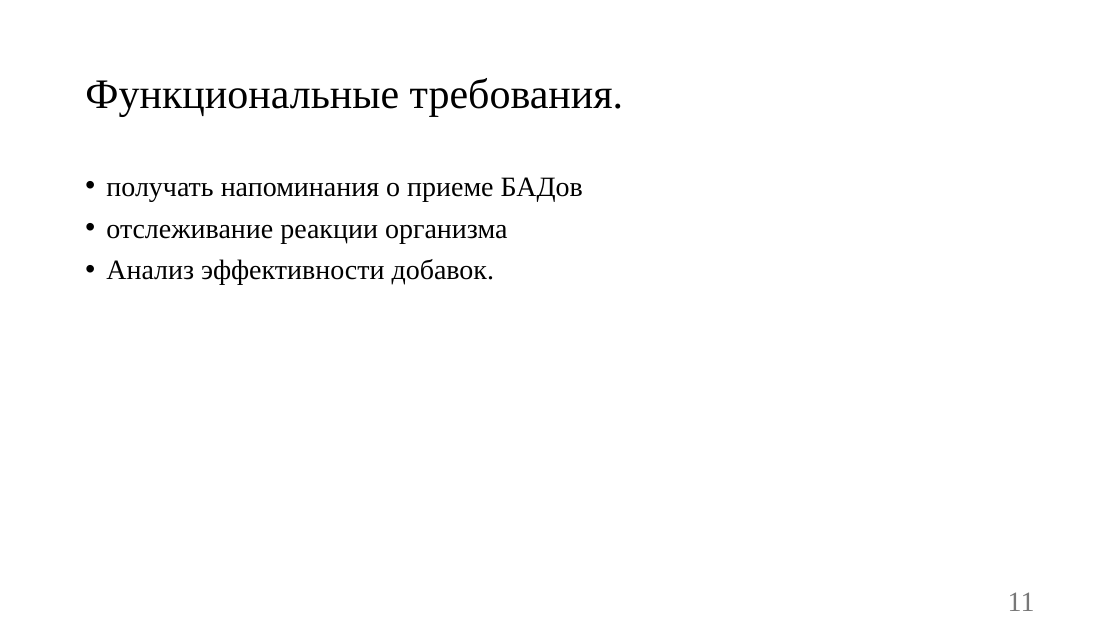
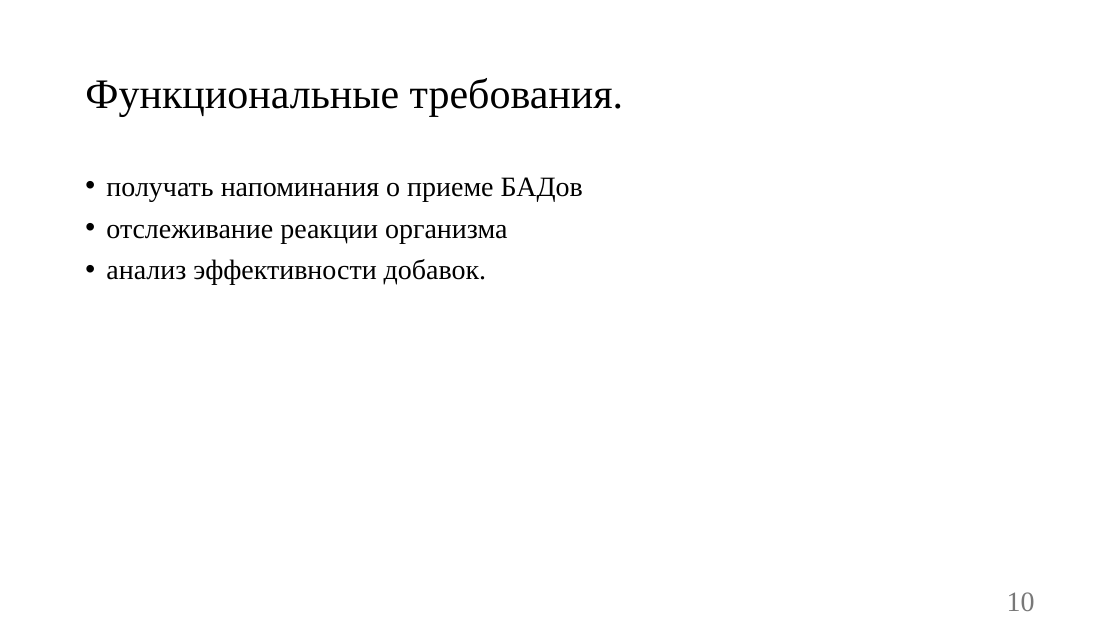
Before and after one commit to vadimgilka/SportApp, a slide deck: slide 10 of Documentation/Documentation Backend/Презентация-Чупинин-Антон-Павлович.pptx (slide 11 before the commit). Drawn at 1120x630 pixels with LibreOffice and Linux fonts; fonts in the diff are those of the drawing. Boxes give left, top, right and bottom in pixels: in the first picture for what was removed or moved away, otherwise in the second. Text is boxed around its words. In the diff, an @@ line names an element or a change of style, - is before the commit and + after.

```diff
--- a/Documentation/Documentation Backend/Презентация-Чупинин-Антон-Павлович.pptx
+++ b/Documentation/Documentation Backend/Презентация-Чупинин-Антон-Павлович.pptx
@@ text at (x1=106, y1=259, x2=486, y2=285): text changed @@
-• Анализ эффективности добавок.
+• анализ эффективности добавок.
@@ page number at (x1=1007, y1=592, x2=1035, y2=611): text changed @@
-11
+10
```
Also in this commit, not shown: 4 other slides changed, 1 slide removed.
